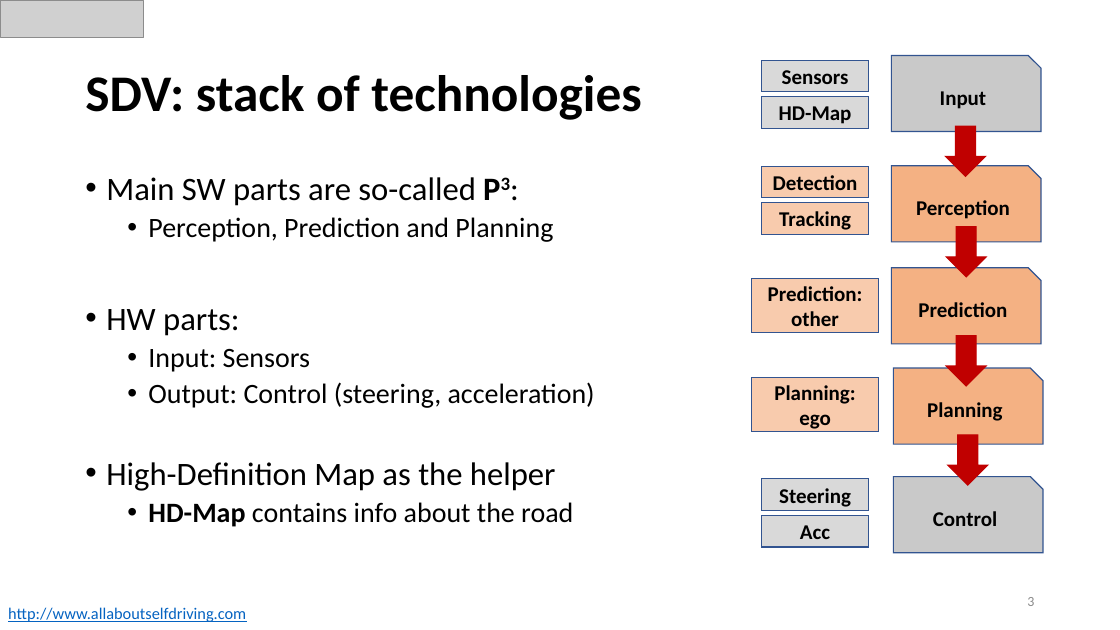
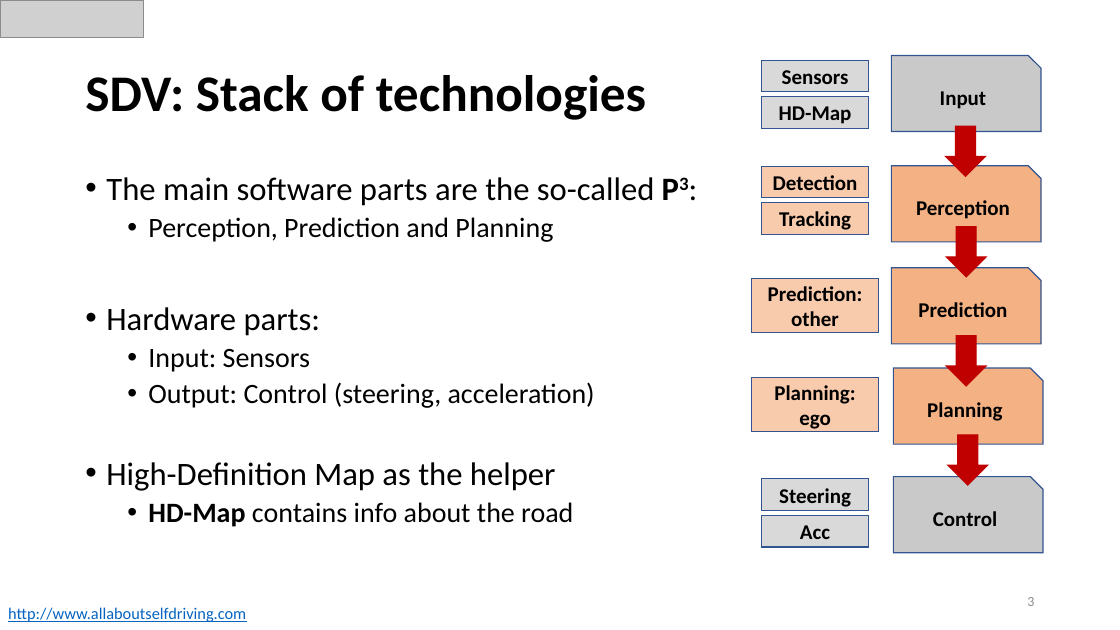
Before and after one commit to papermsucode/sirius2021tp, a slide deck: slide 3 of Presentations/Sirius_TP.pptx. Drawn at 1120x630 pixels with LibreOffice and Linux fonts; fonts in the diff are those of the drawing; grey boxes stand for pictures. Boxes give left, top, right and bottom in pixels: in the first picture for what was removed or moved away, otherwise in the second. Text is boxed around its words. In the diff, an @@ line names an element or a change of style, - is before the commit and + after.

```diff
--- a/Presentations/Sirius_TP.pptx
+++ b/Presentations/Sirius_TP.pptx
@@ title at [85, 75, 646, 120]: text changed @@
-SDV: stack of technologies
+SDV: Stack of technologies
@@ text at [106, 177, 654, 206]: text changed @@
-• Main SW parts are so-called P3:
+• The main software parts are the so-called P3:
@@ text at [106, 307, 321, 336]: text changed @@
-• HW parts:
+• Hardware parts:
```
Also in this commit, not shown: 10 other slides changed, 6 slides added, 1 slide removed.
